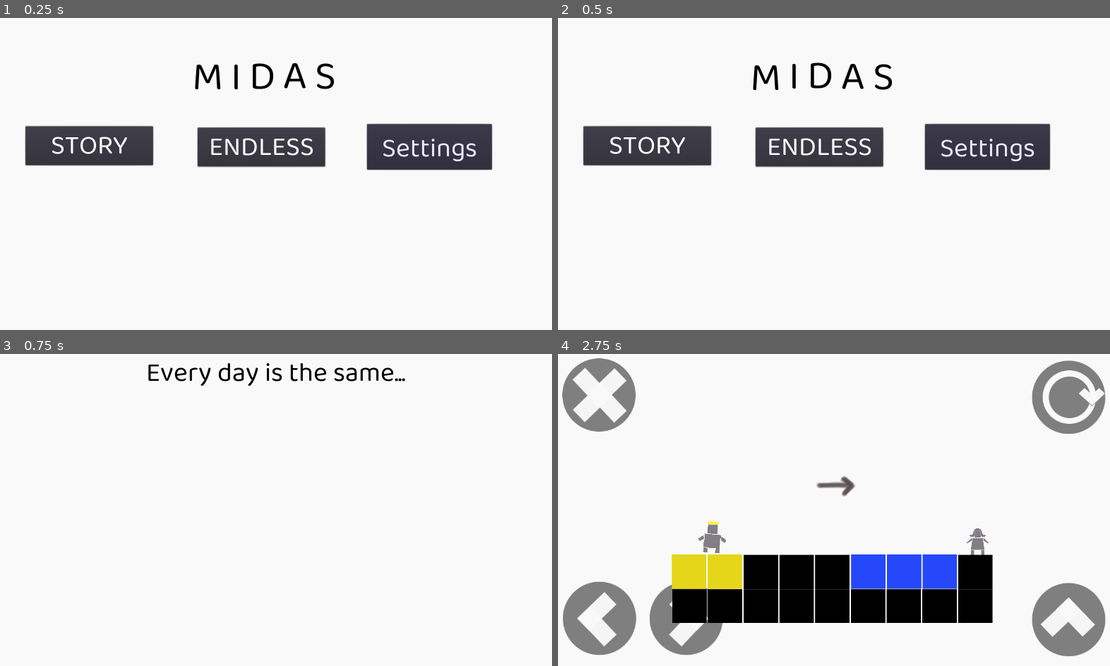
Above: before the commit, frames 1-4 (two rows, left to right).
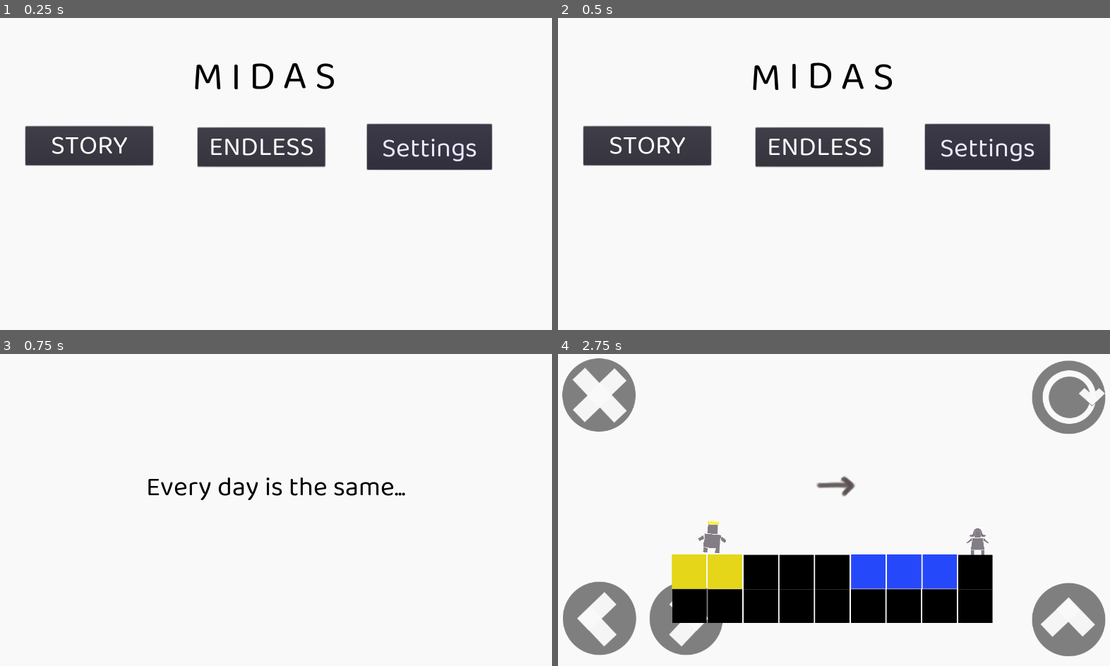
Above: after the commit, the same moments.

Repository: meburns/midas
Game: Godot game, scene res://src/Menu.tscn
Same seed, same stepped clock (60 frames per second), same inputs: the game is played once before the commit and once after it.
Inputs:
- Up to frame 1 (0.25 s): no input
- Up to frame 2 (0.5 s): no input
- Up to frame 3 (0.75 s): click "STORY" at 0.5 s
- Up to frame 4 (2.75 s): tap Enter (ui_accept) at 1.25, 2 s; hold Right (move_right) from 1.28 s (still down); tap R (refresh) at 1.35, 2.1 s; tap Space (jump) at 1.52, 2.27 s

Frames 1-2 are identical in both runs. In frame 3, 1.7% of the frame differs, in the area x 26-74%, y 2-47%; in frame 4, nothing differs.

Commit message:
Tweak transition text position

Diff:
--- a/src/transitions/Credits.tscn
+++ b/src/transitions/Credits.tscn
@@ -7,8 +7,9 @@
 script = ExtResource( 2 )
 
 [node name="RichTextLabel" type="RichTextLabel" parent="."]
+margin_top = 260.0
 margin_right = 1280.0
-margin_bottom = 720.0
+margin_bottom = 980.0
 custom_fonts/normal_font = ExtResource( 3 )
 custom_colors/default_color = Color( 0, 0, 0, 1 )
 bbcode_enabled = true
--- a/src/transitions/Transition.tscn
+++ b/src/transitions/Transition.tscn
@@ -7,8 +7,9 @@
 script = ExtResource( 2 )
 
 [node name="RichTextLabel" type="RichTextLabel" parent="."]
+margin_top = 260.0
 margin_right = 1280.0
-margin_bottom = 720.0
+margin_bottom = 980.0
 custom_fonts/normal_font = ExtResource( 3 )
 custom_colors/default_color = Color( 0, 0, 0, 1 )
 bbcode_enabled = true
